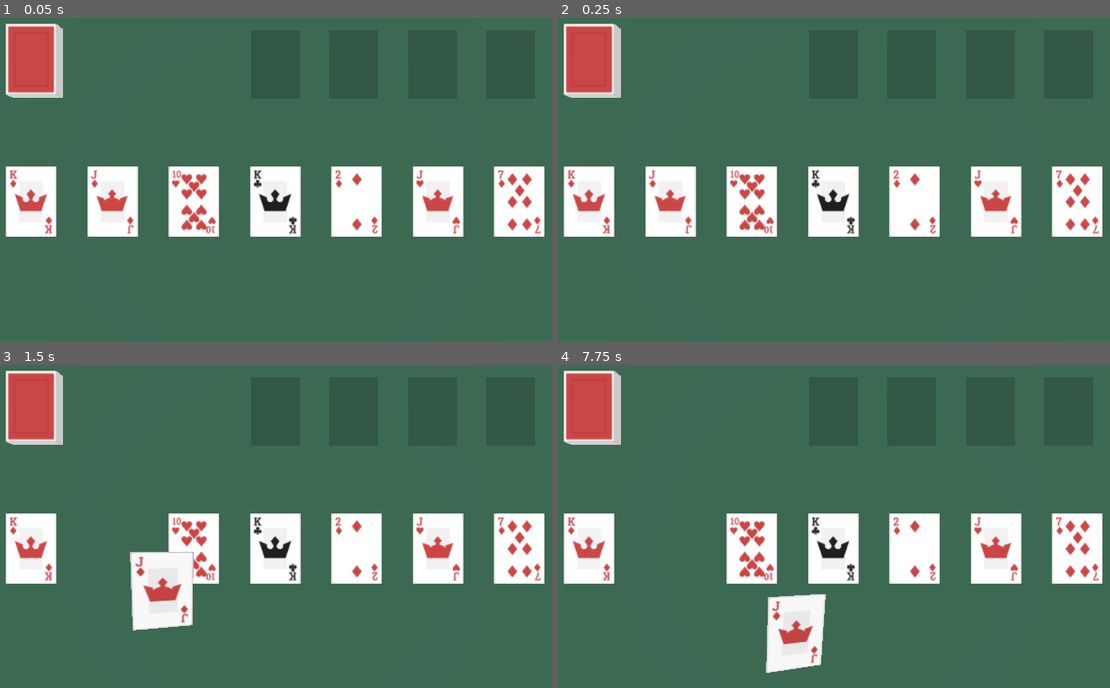
Above: before the commit, frames 1-4 (two rows, left to right).
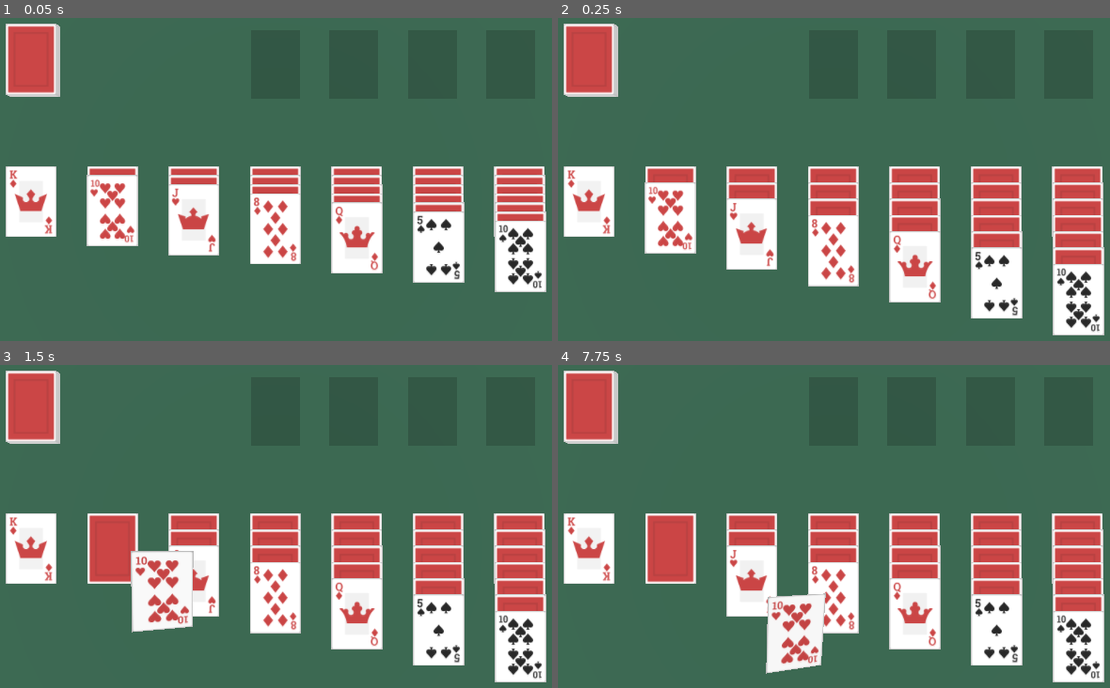
Above: after the commit, the same moments.

Repository: tdecker91/Card3D
Game: Godot game, scene res://example_solitaire/scenes/solitaire.tscn
The game is run twice, just before and just after one commit, with the same random seed, the same clock (stepped at 60 frames per second) and the same inputs. This scene is started directly instead of the project's main scene.
Inputs (mouse positions are in pixels of both pictures, inside the frame that each line leads up to):
- Up to frame 1 (0.05 s): no input
- Up to frame 2 (0.25 s): no input
- Up to frame 3 (1.5 s): tap Enter at 0.5 s; move the mouse to (441, 526) at 0.52 s; hold Right (ui_right) 0.53-1.25 s; click (441, 526) at 0.67 s; tap Space at 1.25 s; drag from (126, 568) to (237, 633) at 1.27 s
- Up to frame 4 (7.75 s): move the mouse to (911, 455) at 2.02 s; hold Right (ui_right) 2.03-2.75 s; tap Enter at 2.75, 4.25 s; drag from (795, 633) to (607, 484) at 2.77 s; tap Space at 3.5, 5 s; move the mouse to (1060, 610) at 3.52 s; hold Left (ui_left) 3.53-4.25 s; drag from (607, 484) to (723, 442) at 4.27 s; move the mouse to (872, 549) at 5.02 s; hold Down (ui_down) 5.03-5.75 s; click (872, 549) at 5.17 s; drag from (723, 442) to (684, 568) at 5.77 s; move the mouse to (999, 526) at 6.52 s; hold Up (ui_up) 6.53-7.25 s; drag from (684, 568) to (795, 633) at 7.27 s

The runs differ from the first frame. In frame 1, 12% of the frame differs, in the area x 2-99%, y 2-85%; in frame 2, 18%; in frame 3, 19%; in frame 4, 19%, in the area x 2-99%, y 2-99%.

Commit message:
fix solitaire example

Diff:
--- a/example_solitaire/scenes/solitaire.gd
+++ b/example_solitaire/scenes/solitaire.gd
@@ -40,8 +40,8 @@
 			if num != j - 1:
 				card.face_down = true
 			column.append_card(card)
+		j += 1
 
-	j += 1
 
 	for card in card_deck:
 		deck_collection.append_card(card)
